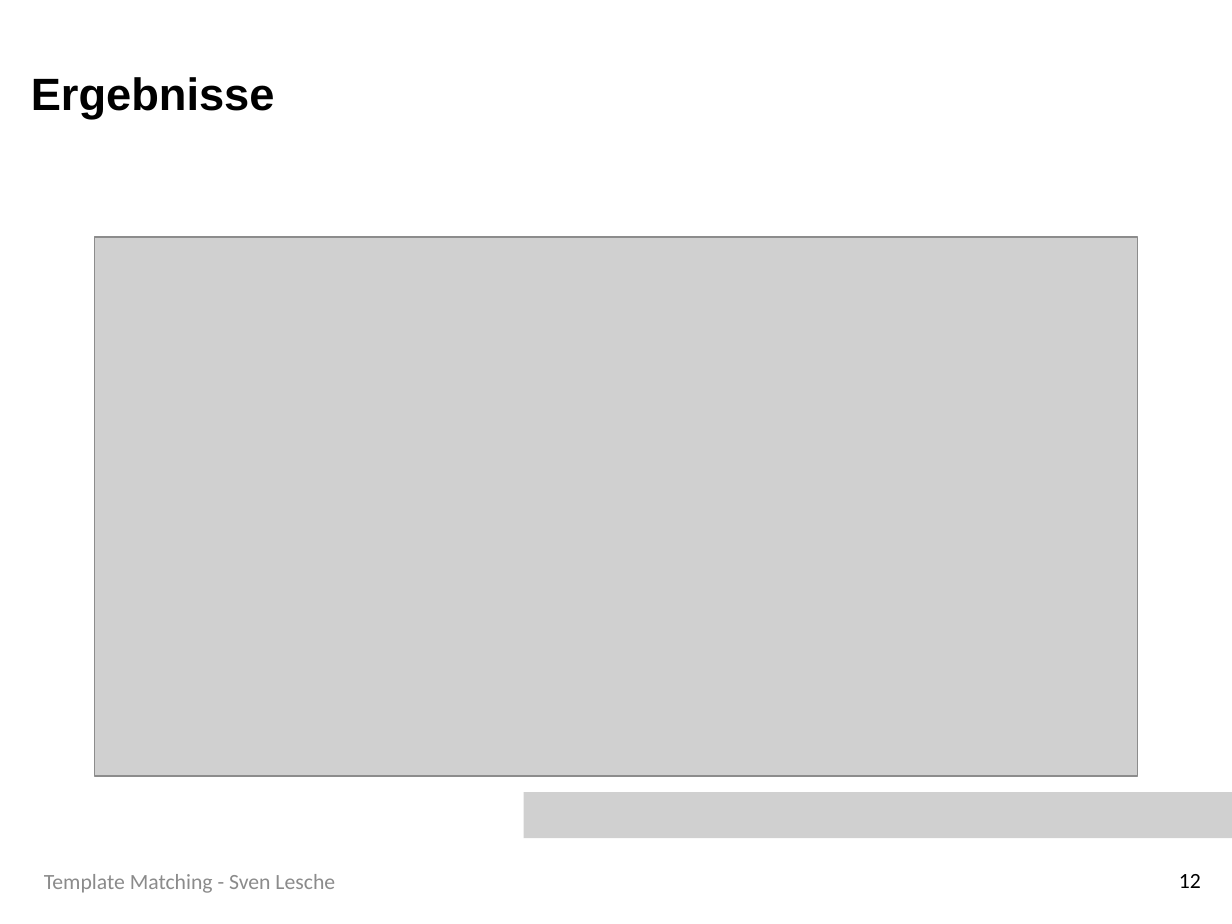
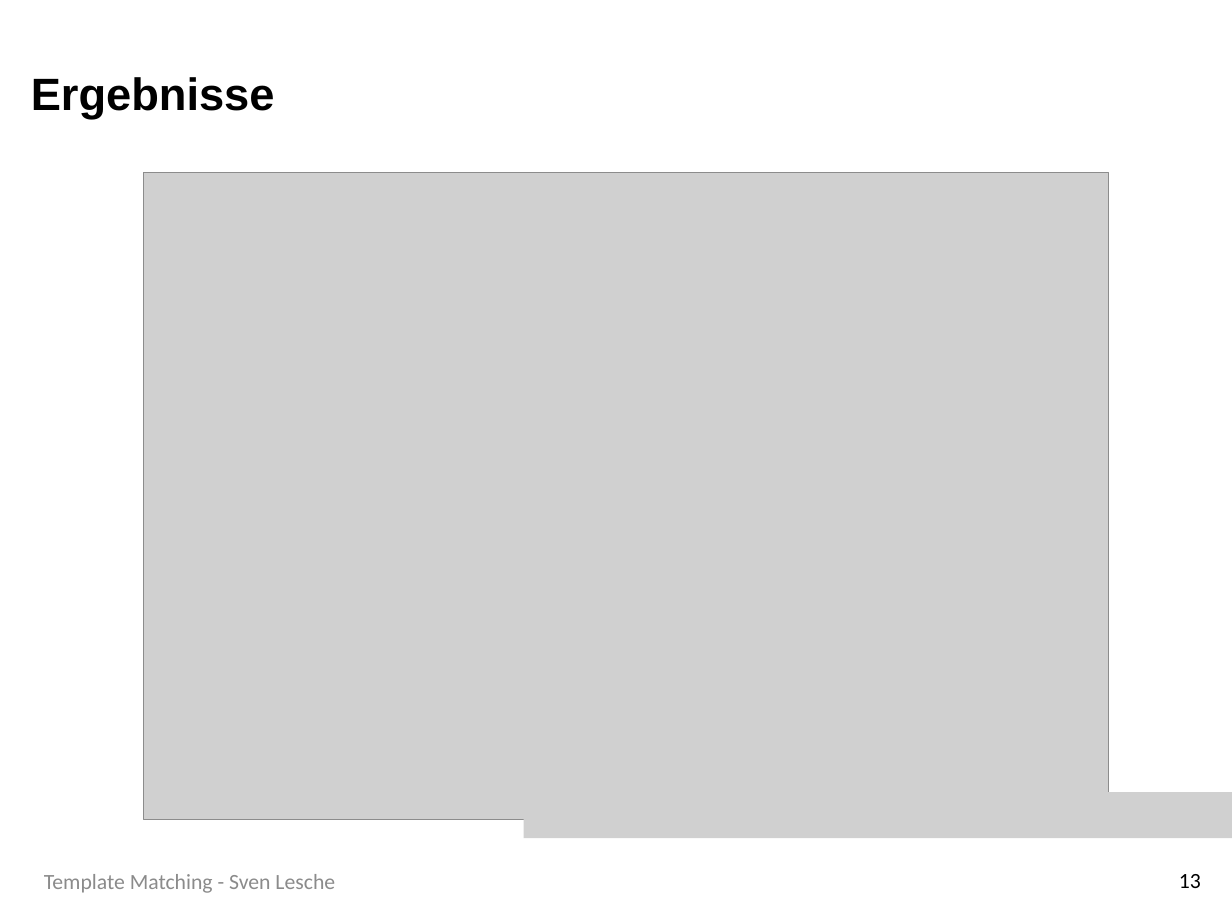
Before and after one commit to SLesche/levy-intelligence, a slide deck: slide 13 of presentations/levy_presentation.pptx (slide 12 before the commit). Drawn at 1232x924 pixels with LibreOffice and Linux fonts; fonts in the diff are those of the drawing; grey boxes stand for pictures; background and template pictures are left out. Boxes give left, top, right and bottom in pixels: in the first picture for what was removed or moved away, otherwise in the second. Text is boxed around its words. In the diff, an @@ line names an element or a change of style, - is before the commit and + after.

```diff
--- a/presentations/levy_presentation.pptx
+++ b/presentations/levy_presentation.pptx
@@ picture: place and size @@
-picture at (95, 237, 1138, 776)
+picture at (143, 172, 1108, 819)
@@ page number at (1179, 874, 1201, 888): text changed @@
-12
+13
```
Also in this commit, not shown: 3 other slides changed, 2 slides added, 1 other file.
